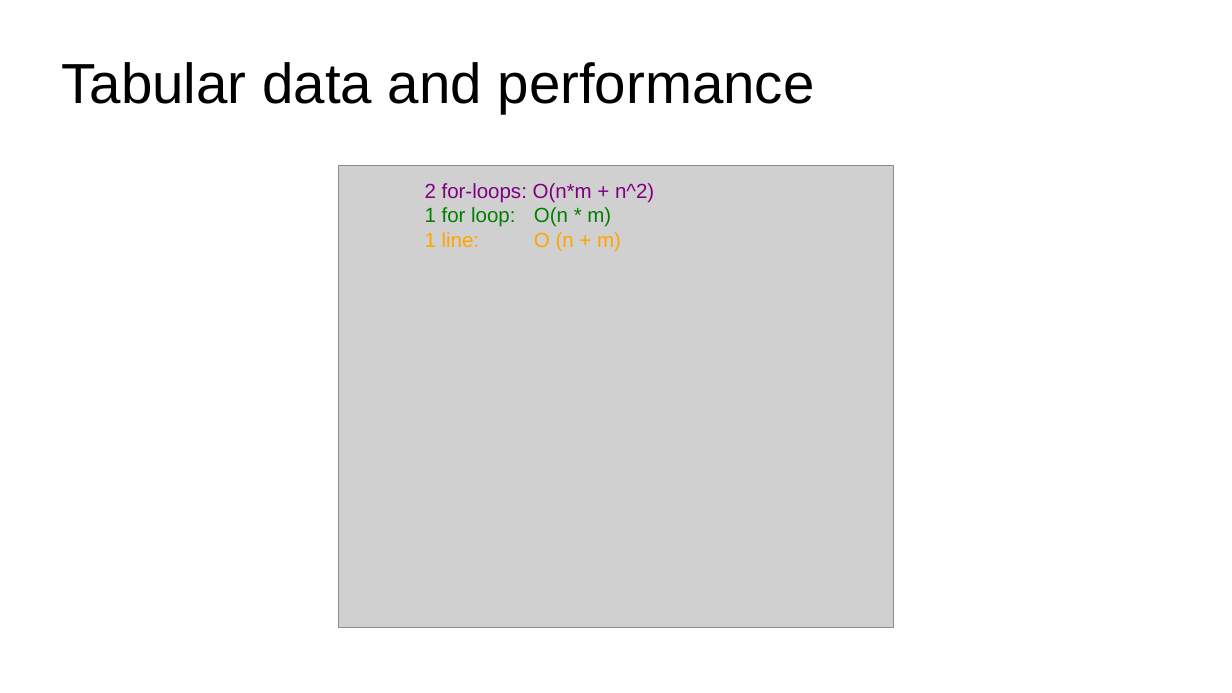
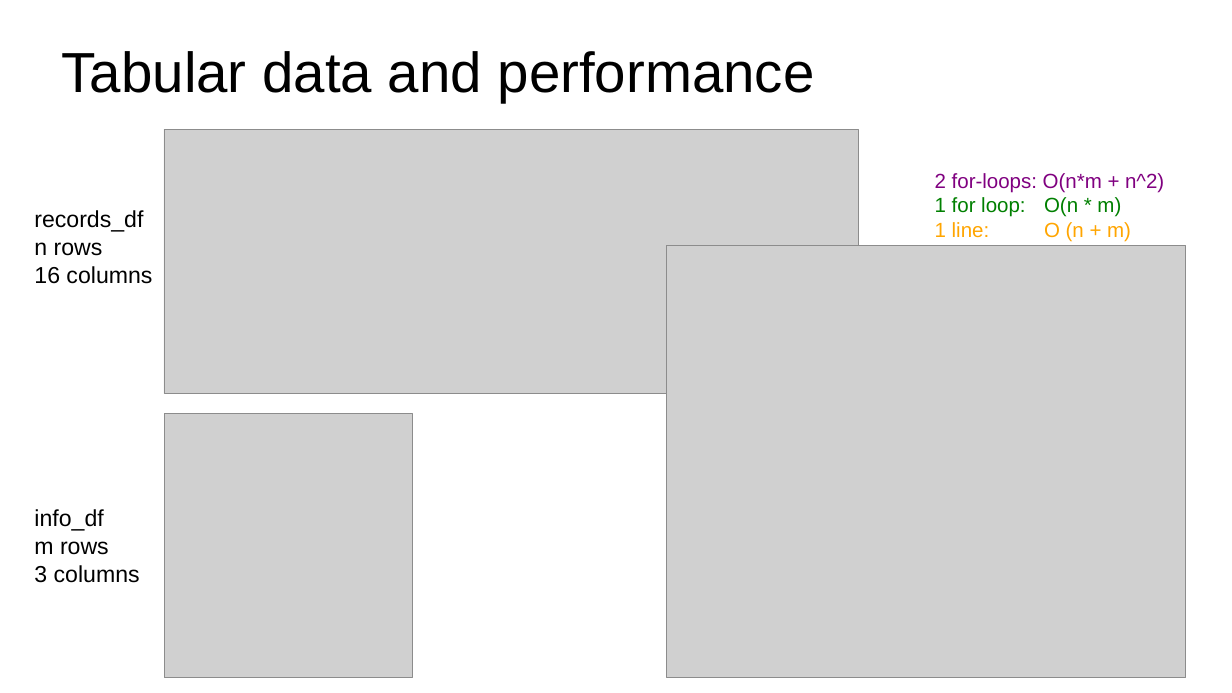
Before and after one commit to ASPP/data_class, a slide deck: slide 7 of tabular_data.pptx (slide 6 before the commit). Drawn at 1232x693 pixels with LibreOffice and Linux fonts; fonts in the diff are those of the drawing; grey boxes stand for pictures. Boxes give left, top, right and bottom in pixels: in the first picture for what was removed or moved away, otherwise in the second. Text is boxed around its words. In the diff, an @@ line names an element or a change of style, - is before the commit and + after.

```diff
--- a/tabular_data.pptx
+++ b/tabular_data.pptx
@@ title "Tabular data and performance": place and size @@
-title "Tabular data and performance" at (62,62,815,114)
+title "Tabular data and performance" at (62,51,815,103)
@@ picture added at (165,129,859,394) @@
@@ text "2 for-loops: O(n*m + n^2)": place and size @@
-text "2 for-loops: O(n*m + n^2)" at (425,183,654,252)
+text "2 for-loops: O(n*m + n^2)" at (935,173,1164,242)
@@ text added at (34,210,152,284), 18 pt, text #000000 @@
+records_df
+n rows
+16 columns
@@ picture: place and size @@
-picture at (339,165,894,628)
+picture at (667,246,1187,678)
@@ picture added at (165,414,413,678) @@
@@ text added at (34,509,140,583), 18 pt, text #000000 @@
+info_df
+m rows
+3 columns
```
Also in this commit, not shown: 1 other slide changed, 1 slide added, 12 other files.
